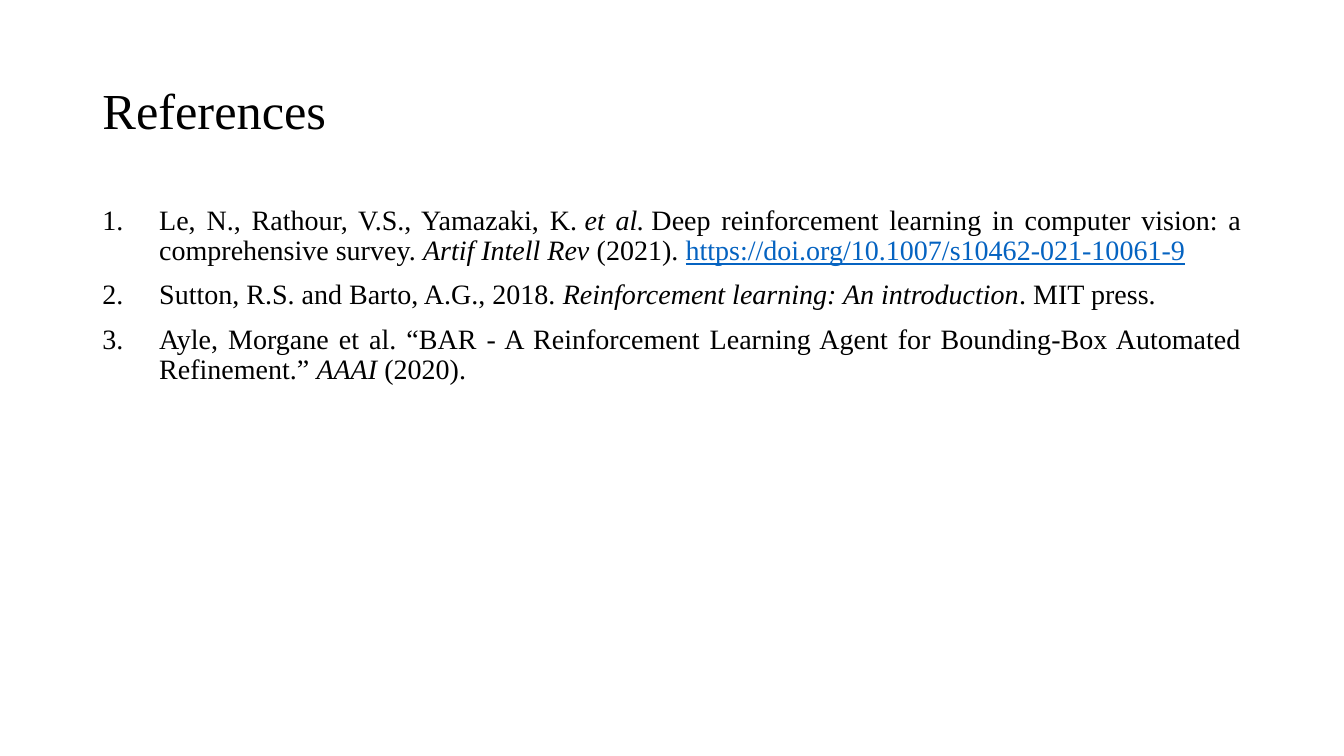
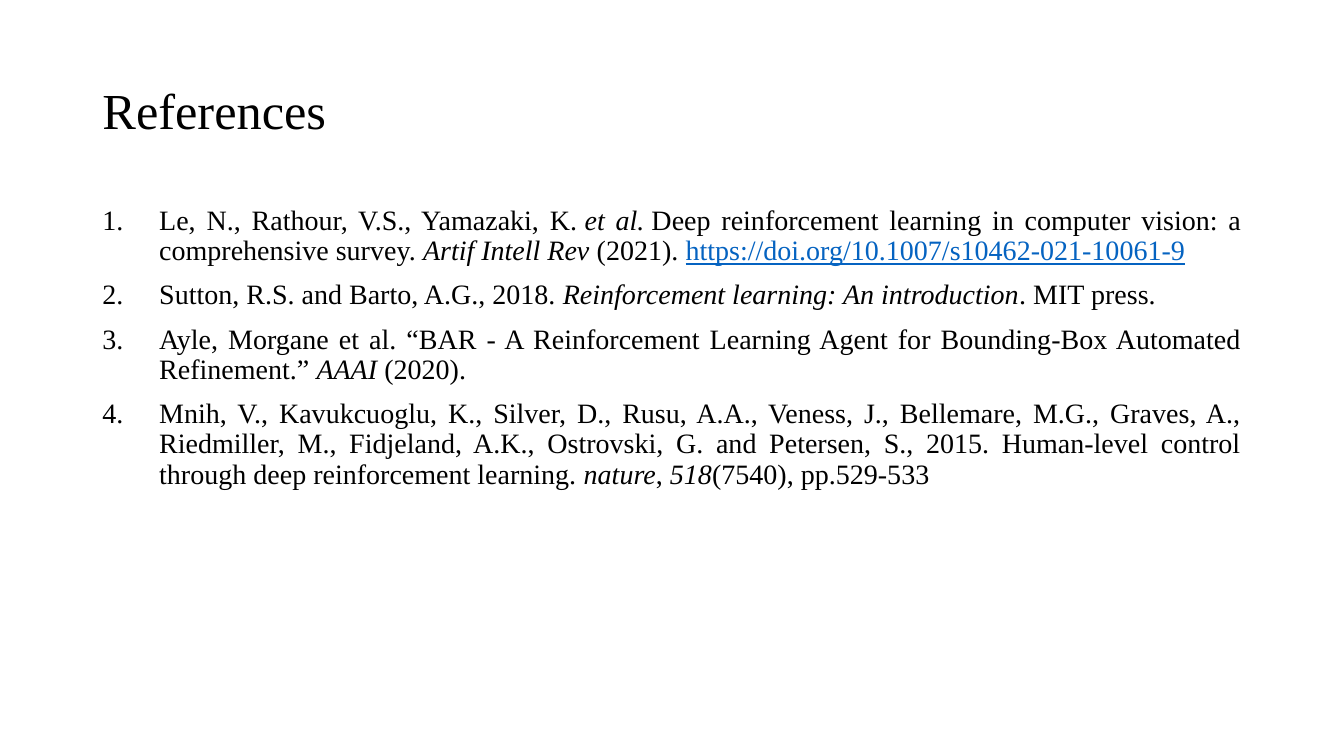
Before and after one commit to mlnewbie1996/Dissertation-MTech, a slide deck: slide 34 of Phase_I/Dissertation_Phase1.pptx (slide 35 before the commit). Drawn at 1344x756 pixels with LibreOffice and Linux fonts; fonts in the diff are those of the drawing. Boxes give left, top, right and bottom in pixels: in the first picture for what was removed or moved away, otherwise in the second. Text is boxed around its words. In the diff, an @@ line names an element or a change of style, - is before the commit and + after.

```diff
--- a/Phase_I/Dissertation_Phase1.pptx
+++ b/Phase_I/Dissertation_Phase1.pptx
@@ text at (159,403,1240,489): paragraph added @@
+4. Mnih, V., Kavukcuoglu, K., Silver, D., Rusu, A.A., Veness, J., Bellemare, M.G., Graves, A., Riedmiller, M., Fidjeland, A.K., Ostrovski, G. and Petersen, S., 2015. Human-level control through deep reinforcement learning. nature, 518(7540), pp.529-533
```
Also in this commit, not shown: 7 other slides changed, 2 slides added, 3 slides removed, 17 other files.
